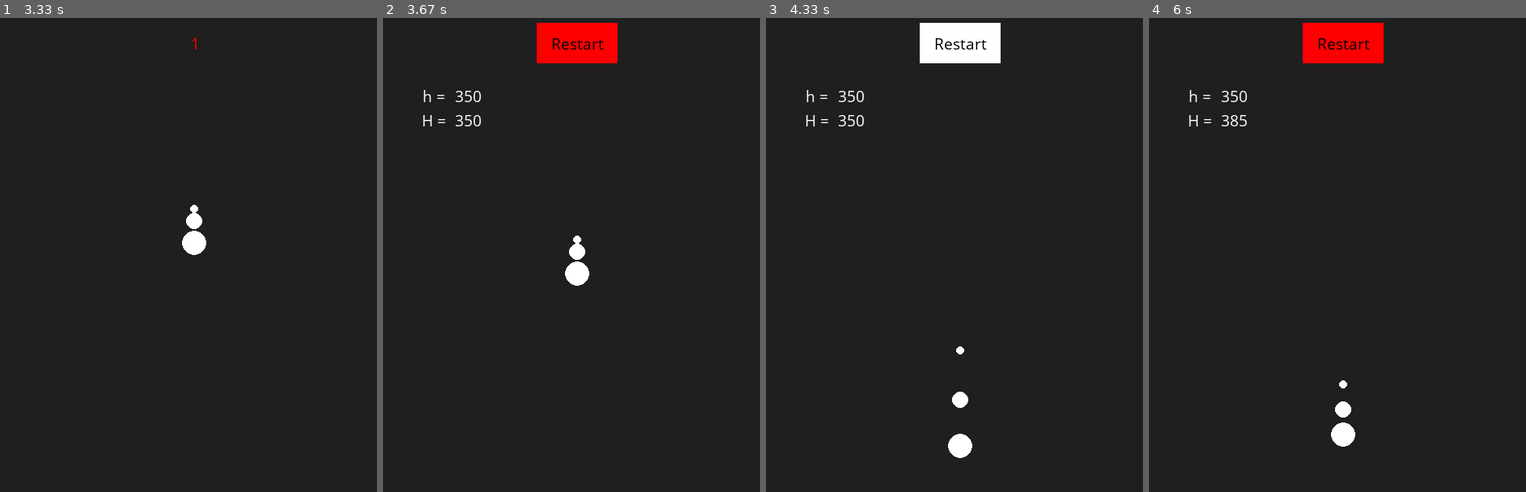
Above: before the commit, frames 1-4 (left to right).
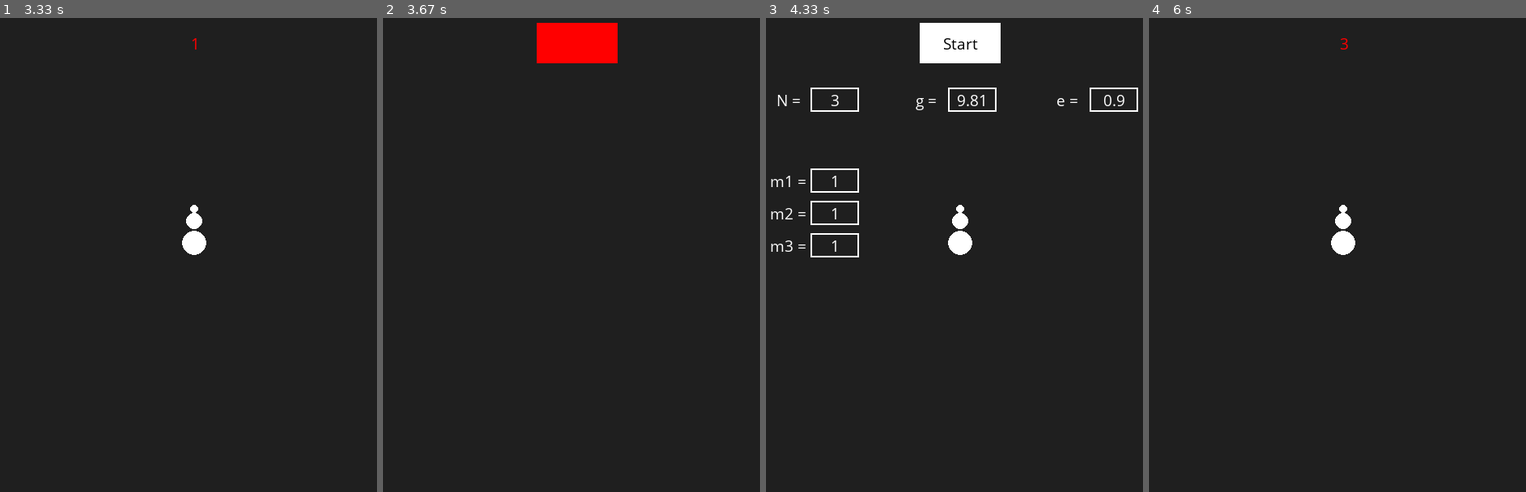
Above: after the commit, the same moments.

Repository: Spektralzerleger/Pygame-Physics
Game: pygame game, started from ballpyramid.py
The game is run twice, just before and just after one commit, with the same random seed, the same clock (stepped at 60 frames per second) and the same inputs.
Inputs (mouse positions are in pixels of both pictures, inside the frame that each line leads up to):
- Up to frame 1 (3.33 s): click "Start" at 0.38 s; click (301, 207) at 3.28 s
- Up to frame 2 (3.67 s): click "Restart" at 3.62 s
- Up to frame 3 (4.33 s): click (833, 188) at 3.95 s; click (837, 89) at 4.28 s
- Up to frame 4 (6 s): click (1224, 217) at 4.62 s; click (1254, 164) at 4.95 s; click (1345, 41) at 5.72 s, where only the run after the commit has a clickable "Start"

Frame 1 is identical in both runs. In frame 2, 0.8% of the frame differs, in the area x 10-59%, y 4-57%; in frame 3, 2.5%; in frame 4, 2.8%, in the area x 10-63%, y 1-91%.

Commit message:
fixed restart function and initial parameters

Diff:
--- a/ballpyramid.py
+++ b/ballpyramid.py
@@ -1,5 +1,5 @@
 """Editor: Eugen Dizer
-Last modified: 28.07.2020
+Last modified: 31.07.2020
 
 
 This is a template code for pygame...
@@ -116,12 +116,16 @@
     draw_text(x, y, length, height, font, "Start", text_color)
 
 def restart_button(x, y, length, height, color_normal, color_active, text_color):
-    global balls
+    global start, countdown, balls
     if (mouse[0] > x) and (mouse[0] < x + length) and (mouse[1] > y) and (mouse[1] < y + height):
         pygame.draw.rect(screen, color_active, (x, y, length, height))
         if click[0] == 1:
-            for i in range(N):
-                balls[i] = InitialBalls[i]    ################ FIX!!!
+            start = False
+            countdown = False    ########## FIX!!!
+            balls = init_balls() ########## FIX!!!
+            # Make it wait for some time to not collide with the start button
+            pygame.time.delay(400)
+            # restart also max_height...
     else:
         pygame.draw.rect(screen, color_normal, (x, y, length, height))
 
@@ -149,13 +153,14 @@
         self.func = func
 
         self.active = False
+
         # Initial entries in input boxes
         if self.func == "N":
-            self.input = "3"
+            self.input = str(N)
         elif self.func == "g":
-            self.input = "9.81"
+            self.input = str(g / 100)
         elif self.func == "e":
-            self.input = "0.9"
+            self.input = str(elasticity)
         else:
             self.input = "1"
 
@@ -175,11 +180,33 @@
 
         ### Functionality
         if self.func == "N":
-            global N, Inputs   ### FIX
+            global N, r, m, balls, Inputs   ### FIX input functions
             draw_text(self.x - 65, self.y + 5, self.length + 20, self.height - 10, font, self.func + " = ", WHITE) # Could adjust text size
 
             if len(self.input) == 1:
-                N = int(self.input)   ### FIX ball initialization
+                N = int(self.input)                        ### FIX ball initialization, call function
+                #r = list((5*np.ones(N)).astype(np.uint8))
+                #m = list(np.ones(N).astype(np.uint8))
+                #balls = init_balls()
+
+        elif self.func == "g":
+            global g
+            draw_text(self.x - 65, self.y + 5, self.length + 20, self.height - 10, font, self.func + " = ", WHITE) # Could adjust text size
+
+            if len(self.input) > 0:
+                g = 100 * float(self.input)
+
+        elif self.func == "e":
+            global elasticity
+            draw_text(self.x - 65, self.y + 5, self.length + 20, self.height - 10, font, self.func + " = ", WHITE) # Could adjust text size
+
+            if len(self.input) > 0:
+                elasticity = float(self.input)
+
+        elif self.func[0] == "m":
+            draw_text(self.x - 65, self.y + 5, self.length + 20, self.height - 10, font, self.func + " = ", WHITE) # Could adjust text size
+            pass
+            ##### FIX!! mass setting! and radius with mass...
 
         else:
             draw_text(self.x - 65, self.y + 5, self.length + 20, self.height - 10, font, self.func + " = ", WHITE)
@@ -220,16 +247,18 @@
 initial_height = 250
 max_height = screen_height - initial_height
 
-balls = []
-balls.append(Ball(250, initial_height, 0, 0, r[0], m[0], WHITE))
-radius = r[0]
-# Mass can define how big the ball is
-for i in range(N - 1):
-    balls.append(Ball(250, initial_height + (radius + r[i+1]), 0, 0, r[i + 1], m[i + 1], WHITE))
-    radius += 2 * r[i+1] + 2
-
-# Make a copy for restart function, FIX!!!
-InitialBalls = balls
+def init_balls():
+    balls = []
+    balls.append(Ball(250, initial_height, 0, 0, r[0], m[0], WHITE))
+    radius = r[0]
+    # Mass can define how big the ball is
+    for i in range(N - 1):
+        balls.append(Ball(250, initial_height + (radius + r[i+1]), 0, 0, r[i + 1], m[i + 1], WHITE))
+        radius += 2 * r[i+1] + 2
+
+    return balls
+
+balls = init_balls()
 
 # Initialize input boxes
 Inputs = []
@@ -265,7 +294,7 @@
                     if event.key == pygame.K_BACKSPACE:
                         Inputs[i].input = Inputs[i].input[:-1]
                     else:
-                        if len(Inputs[i].input) < 1:  ### Only for N_Input
+                        if len(Inputs[i].input) < 4:  ### For N_Input??? FIX INPUT...
                             Inputs[i].input += event.unicode
                             Inputs[i].active = False
 
@@ -293,7 +322,7 @@
             balls[i].move(dt)
         for i in range(N - 1):
             balls[i].ball_collision(balls[i + 1], dt)
-    if finished == True:  # FIX: When it's finished?
+    if finished == True:  # FIX: When it's finished? Do I need it?
         restart_button(200, 20, 100, 50, WHITE, RED, BLACK)
         for i in range(N):
             balls[i].draw()
